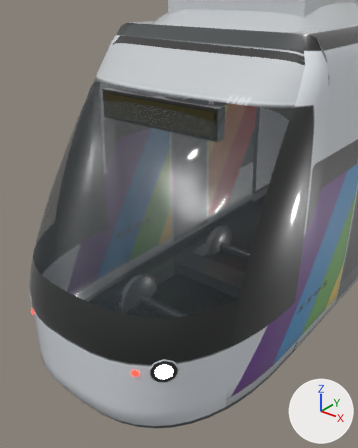
The glTF model tram_parts/extremites/avanto/end_b_lod1_m.glb: old version first, new version second.
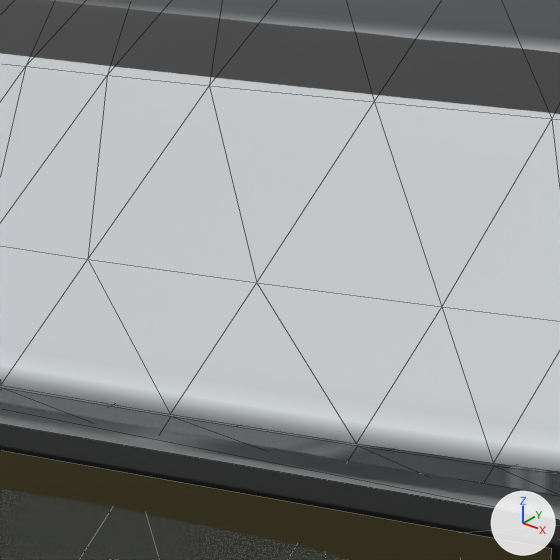
Each version appears first from a 50 mm lens placed at (2.964, -7.377, 3.901), pointed at (0.38, -4.148, 1.899), and next in a close-up on the part from 39% to 60% of the width and 8% to 25% of the height. Arrows for +X, +Y and +Z are at lower right; the lights stay in place. The older version's two pictures come first. The close-ups show mesh edges as thin lines. Where no turn or scale is listed for an object, it has been applied to the vertices. Vertices at exactly the same position are counted once.

In view in the first close-up: 'em_dest_B', 'module_04'.
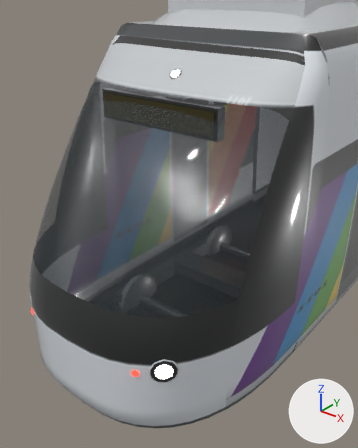
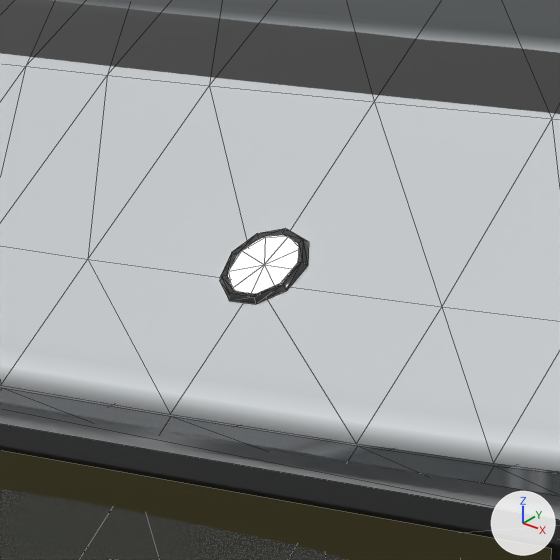
Where the change shows, as pixel boxes (x1, y1, x2, y2) in the close-ups (560 x 560 px):
'em_head_B', reshaped (not visible before): after (220, 228, 309, 304)
part 1 of me_em_head_b, added: after (228, 236, 298, 294)
part 2 of me_em_head_b, added: after (220, 228, 309, 304)

The change in detail:
me_em_head_b is used by ob_em_head_b; location (0.0, -5.26, 0.9).
me_em_head_b had 92 vertices, 126 faces and spanned x -0.94..0.94, y 0.23..0.34, z 0.02..0.18.
me_em_head_b now has 129 vertices, 171 faces and spans x -0.94..0.94, y 0.23..1.59, z 0.02..2.29.
me_em_head_b part 1: the loose piece of 10 vertices spanning x 0.83..0.94, y 0.23..0.34, z 0.02..0.18 is copied, and the copy is multiplied about its middle by the matrix ((0.441, 0.443, 0.0), (-0.275, 0.273, 0.491), (0.348, -0.346, 0.387)), then moved by (-0.88, 1.25, 2.15); it spans x -0.05..0.05, y 1.5..1.57, z 2.22..2.29.
me_em_head_b part 2: a new loose piece of 27 vertices spanning x -0.06..0.06, y 1.49..1.59, z 2.21..2.29, in mat_livery_avanto__part_04 (picture img_end_b_2k_png).
Other edits to the shape of me_em_head_b do not show in these pictures.
me_em_head_b gains material mat_livery_avanto__part_04 (picture img_end_b_2k_png).
